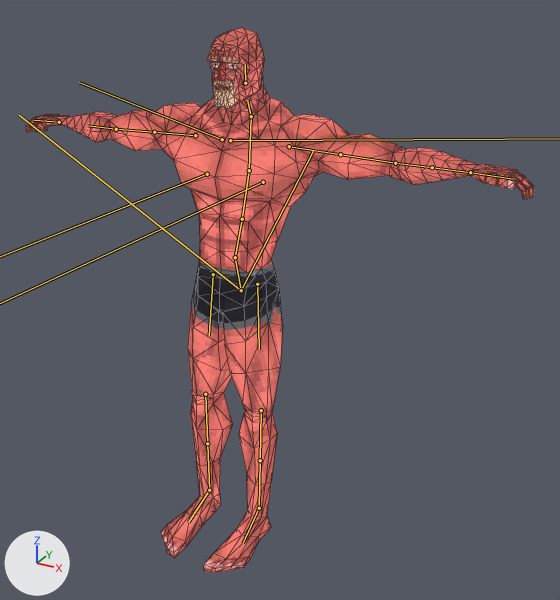
Renders of the glTF model data/import/human.gltf from each side of a commit.
Rendered twice from a camera (50 mm lens) standing at (1.46, -2.29, 2.18) and looking at (0.24, -0.07, 1.07). The lights are fixed; the arrows at lower left show +X, +Y and +Z. The bones that change are drawn over the model as lines. Mesh edges are drawn as thin lines.

In view in the first picture: 'human'.
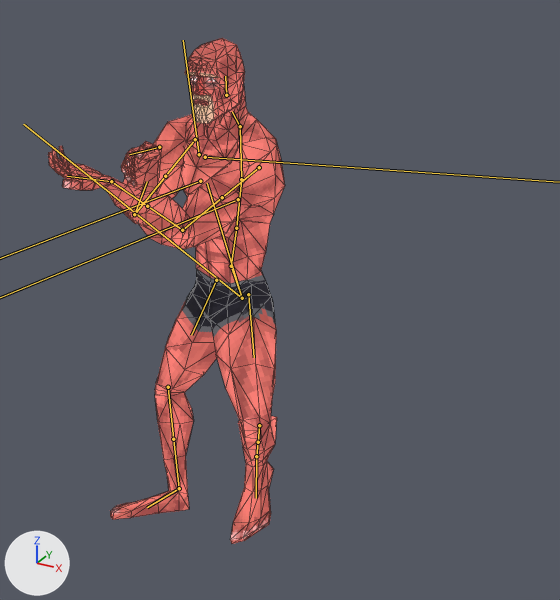
The newer file adds an action. The first version stands in its rest pose; the second is drawn at frame 10 of the action 'walk_idle_ak'.

Pixel boxes (x1, y1, x2, y2) of what changed, in the pictures (560 x 600 px):
'human', posed (53% narrower, 7% shorter)
    before: (26, 27, 534, 572)
    after: (48, 38, 285, 544)
bone 'DEF-spine', root to tip
    before: (241, 290) to (235, 257)
    after: (242, 298) to (231, 266)
bone 'DEF-spine.001', root to tip
    before: (235, 257) to (242, 219)
    after: (231, 266) to (236, 228)
bone 'DEF-spine.002', root to tip
    before: (242, 219) to (249, 170)
    after: (236, 228) to (241, 179)
bone 'DEF-spine.003', root to tip
    before: (249, 170) to (251, 116)
    after: (241, 179) to (240, 126)
bone 'DEF-spine.004', root to tip
    before: (251, 116) to (247, 100)
    after: (240, 126) to (232, 111)
bone 'DEF-spine.006', root to tip
    before: (245, 83) to (245, 64)
    after: (226, 95) to (225, 76)
bone 'DEF-pelvis.L', root to tip
    before: (241, 290) to (313, 150)
    after: (242, 298) to (207, 183)
bone 'DEF-pelvis.R', root to tip
    before: (241, 290) to (19, 115)
    after: (242, 298) to (23, 124)
bone 'DEF-thigh.L', root to tip
    before: (257, 284) to (259, 349)
    after: (248, 294) to (254, 357)
bone 'DEF-shin.L', root to tip
    before: (261, 410) to (260, 460)
    after: (259, 425) to (258, 442)
bone 'DEF-shin.L.001', root to tip
    before: (260, 460) to (259, 508)
    after: (258, 442) to (256, 456)
bone 'DEF-foot.L', root to tip
    before: (259, 508) to (243, 543)
    after: (256, 456) to (256, 498)
bone 'DEF-thigh.R', root to tip
    before: (213, 274) to (209, 336)
    after: (216, 280) to (191, 335)
bone 'DEF-shin.R', root to tip
    before: (205, 394) to (207, 443)
    after: (168, 387) to (173, 439)
bone 'DEF-shin.R.001', root to tip
    before: (207, 443) to (209, 490)
    after: (173, 439) to (179, 488)
bone 'DEF-foot.R', root to tip
    before: (209, 490) to (188, 522)
    after: (179, 488) to (147, 507)
bone 'DEF-upper_arm.L', root to tip
    before: (289, 146) to (340, 154)
    after: (259, 167) to (222, 197)
bone 'DEF-upper_arm.L.001', root to tip
    before: (340, 154) to (395, 163)
    after: (222, 197) to (182, 230)
bone 'DEF-forearm.L', root to tip
    before: (395, 163) to (432, 167)
    after: (182, 230) to (147, 206)
bone 'DEF-forearm.L.001', root to tip
    before: (432, 167) to (470, 172)
    after: (147, 206) to (111, 181)
bone 'DEF-hand.L', root to tip
    before: (470, 172) to (513, 179)
    after: (111, 181) to (67, 176)
bone 'DEF-shoulder.R', root to tip
    before: (222, 139) to (79, 82)
    after: (199, 154) to (183, 40)
bone 'DEF-upper_arm.R', root to tip
    before: (195, 135) to (154, 132)
    after: (195, 139) to (165, 176)
bone 'DEF-upper_arm.R.001', root to tip
    before: (154, 132) to (116, 129)
    after: (165, 176) to (134, 214)
bone 'DEF-forearm.R', root to tip
    before: (116, 129) to (87, 125)
    after: (134, 214) to (147, 181)
bone 'DEF-hand.R', root to tip
    before: (59, 122) to (34, 120)
    after: (159, 147) to (129, 154)

The change in detail:
Bone 'DEF-spine' (bone_def_spine) moves from (0.0, 0.0, 0.0) to (0.011, -0.022, 0.017).
Bone 'DEF-spine' (bone_def_spine) turns from (0, 0, 0) to (4, -19, 5) degrees about its own x, y and z.
Bone 'DEF-spine.001' (bone_def_spine_001) turns from (0, 0, 0) to (3, 0, 2) degrees about its own x, y and z.
Bone 'DEF-spine.002' (bone_def_spine_002) turns from (0, 0, 0) to (2, 9, -3) degrees about its own x, y and z.
Bone 'DEF-spine.003' (bone_def_spine_003) turns from (0, 0, 0) to (0, -12, -1) degrees about its own x, y and z.
Bone 'DEF-spine.004' (bone_def_spine_004) turns from (0, 0, 0) to (1, -5, 2) degrees about its own x, y and z.
Bone 'DEF-spine.006' (bone_def_spine_006) turns from (0, 0, 0) to (-9, 28, 0) degrees about its own x, y and z.
Bone 'DEF-pelvis.L' (bone_def_pelvis_l) moves from (0.0, 0.0, 0.0) to (0.012, -0.006, -0.026).
Bone 'DEF-pelvis.L' (bone_def_pelvis_l) turns from (0, 0, 0) to (6, -10, -17) degrees about its own x, y and z.
Bone 'DEF-pelvis.R' (bone_def_pelvis_r) moves from (0.0, 0.0, 0.0) to (-0.021, -0.018, -0.011).
Bone 'DEF-pelvis.R' (bone_def_pelvis_r) turns from (0, 0, 0) to (-7, -16, -9) degrees about its own x, y and z.
Bone 'DEF-thigh.L' (bone_def_thigh_l) moves from (0.0, 0.0, 0.0) to (-0.043, 0.031, -0.015).
Bone 'DEF-thigh.L' (bone_def_thigh_l) turns from (0, 0, 0) to (-43, 20, -1) degrees about its own x, y and z.
Bone 'DEF-thigh.L' (bone_def_thigh_l) is rescaled from (1.0, 1.0, 1.0) to (1.02, 0.96, 1.02).
Bone 'DEF-shin.L' (bone_def_shin_l) turns from (0, 0, 0) to (84, 0, 0) degrees about its own x, y and z.
Bone 'DEF-shin.L' (bone_def_shin_l) is rescaled from (1.0, 1.0, 1.0) to (1.0, 0.93, 1.07).
Bone 'DEF-shin.L.001' (bone_def_shin_l_001) turns from (0, 0, 0) to (0, -16, 0) degrees about its own x, y and z.
Bone 'DEF-foot.L' (bone_def_foot_l) turns from (0, 0, 0) to (-23, -1, -32) degrees about its own x, y and z.
Bone 'DEF-foot.L' (bone_def_foot_l) is rescaled from (1.0, 1.0, 1.0) to (0.98, 0.98, 1.05).
Bone 'DEF-thigh.R' (bone_def_thigh_r) moves from (0.0, 0.0, 0.0) to (-0.016, 0.028, 0.014).
Bone 'DEF-thigh.R' (bone_def_thigh_r) turns from (0, 0, 0) to (-20, 18, -4) degrees about its own x, y and z.
Bone 'DEF-thigh.R' (bone_def_thigh_r) is rescaled from (1.0, 1.0, 1.0) to (1.01, 0.98, 1.01).
Bone 'DEF-shin.R' (bone_def_shin_r) turns from (0, 0, 0) to (23, 1, 0) degrees about its own x, y and z.
Bone 'DEF-shin.R' (bone_def_shin_r) is rescaled from (1.0, 1.0, 1.0) to (1.0, 0.99, 1.01).
Bone 'DEF-shin.R.001' (bone_def_shin_r_001) turns from (0, 0, 0) to (0, 5, 0) degrees about its own x, y and z.
Bone 'DEF-foot.R' (bone_def_foot_r) turns from (0, 0, 0) to (-18, 6, -8) degrees about its own x, y and z.
Bone 'DEF-foot.R' (bone_def_foot_r) is rescaled from (1.0, 1.0, 1.0) to (0.99, 0.99, 1.02).
Bone 'DEF-shoulder.L' (bone_def_shoulder_l) moves from (0.0, 0.0, 0.0) to (0.053, -0.087, -0.044).
Bone 'DEF-shoulder.L' (bone_def_shoulder_l) turns from (0, 0, 0) to (1, 10, -23) degrees about its own x, y and z.
Bone 'DEF-upper_arm.L' (bone_def_upper_arm_l) moves from (0.0, 0.0, 0.0) to (0.097, -0.03, 0.136).
Bone 'DEF-upper_arm.L' (bone_def_upper_arm_l) turns from (0, 0, 0) to (78, 42, -35) degrees about its own x, y and z.
Bone 'DEF-upper_arm.L' (bone_def_upper_arm_l) is rescaled from (1.0, 1.0, 1.0) to (1.01, 0.98, 1.01).
Bone 'DEF-upper_arm.L.001' (bone_def_upper_arm_l_001) turns from (0, 0, 0) to (0, -8, 0) degrees about its own x, y and z.
Bone 'DEF-forearm.L' (bone_def_forearm_l) turns from (0, 0, 0) to (61, -9, 2) degrees about its own x, y and z.
Bone 'DEF-forearm.L' (bone_def_forearm_l) is rescaled from (1.0, 1.0, 1.0) to (1.01, 0.96, 1.04).
Bone 'DEF-forearm.L.001' (bone_def_forearm_l_001) turns from (0, 0, 0) to (0, -79, 0) degrees about its own x, y and z.
Bone 'DEF-hand.L' (bone_def_hand_l) turns from (0, 0, 0) to (0, -83, 30) degrees about its own x, y and z.
Bone 'DEF-hand.L' (bone_def_hand_l) is rescaled from (1.0, 1.0, 1.0) to (0.98, 1.02, 0.99).
Bone 'DEF-shoulder.R' (bone_def_shoulder_r) moves from (0.0, 0.0, 0.0) to (-0.088, 0.001, -0.041).
Bone 'DEF-shoulder.R' (bone_def_shoulder_r) turns from (0, 0, 0) to (8, -6, -24) degrees about its own x, y and z.
Bone 'DEF-upper_arm.R' (bone_def_upper_arm_r) moves from (0.0, 0.0, 0.0) to (-0.017, -0.006, 0.007).
Bone 'DEF-upper_arm.R' (bone_def_upper_arm_r) turns from (0, 0, 0) to (37, -23, 63) degrees about its own x, y and z.
Bone 'DEF-upper_arm.R' (bone_def_upper_arm_r) is rescaled from (1.0, 1.0, 1.0) to (1.02, 0.97, 1.02).
Bone 'DEF-upper_arm.R.001' (bone_def_upper_arm_r_001) turns from (0, 0, 0) to (0, 3, 0) degrees about its own x, y and z.
Bone 'DEF-forearm.R' (bone_def_forearm_r) turns from (0, 0, 0) to (131, 11, -2) degrees about its own x, y and z.
Bone 'DEF-forearm.R' (bone_def_forearm_r) is rescaled from (1.0, 1.0, 1.0) to (1.01, 0.97, 1.02).
Bone 'DEF-hand.R' (bone_def_hand_r) turns from (0, 0, 0) to (-100, -19, -22) degrees about its own x, y and z.
Bone 'DEF-hand.R' (bone_def_hand_r) is rescaled from (1.0, 1.0, 1.0) to (0.98, 0.99, 1.03).
Bone 'DEF-breast.L' (bone_def_breast_l) moves from (0.0, 0.0, 0.0) to (0.038, 0.106, -0.041).
Bone 'DEF-breast.L' (bone_def_breast_l) turns from (0, 0, 0) to (-10, -4, -23) degrees about its own x, y and z.
Bone 'DEF-breast.R' (bone_def_breast_r) moves from (0.0, 0.0, 0.0) to (0.019, 0.015, -0.024).
Bone 'DEF-breast.R' (bone_def_breast_r) turns from (0, 0, 0) to (-10, -4, -23) degrees about its own x, y and z.
